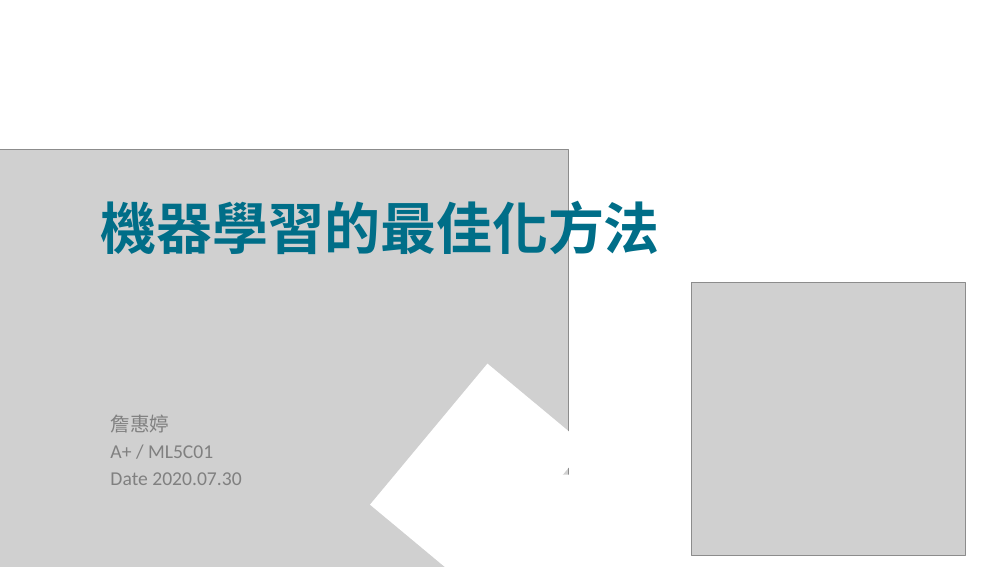
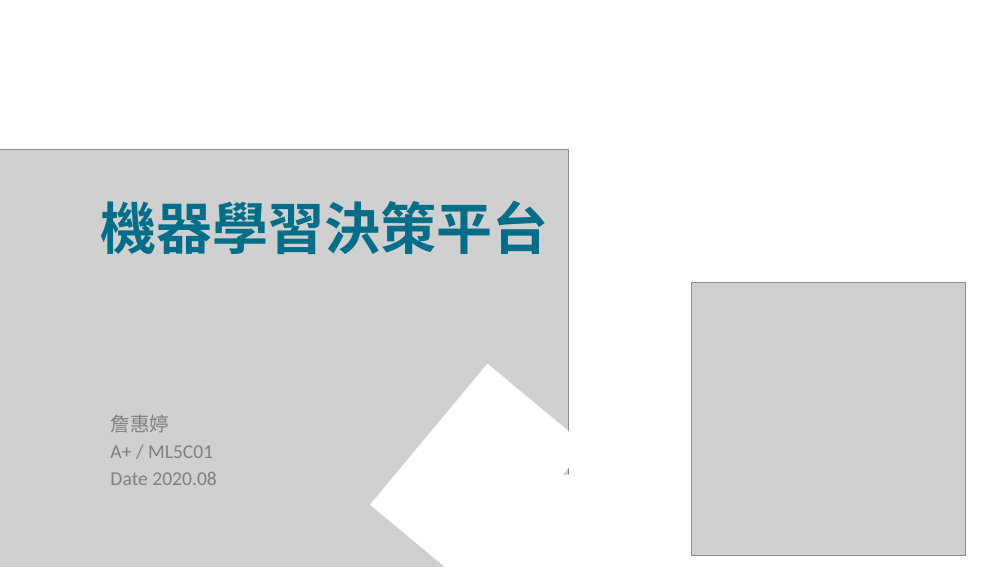
Before and after one commit to DorisssChan/web-crawler, a slide deck: slide 1 of 20200723_CD_詹惠婷.pptx. Drawn at 1008x567 pixels with LibreOffice and Linux fonts; fonts in the diff are those of the drawing; grey boxes stand for pictures; background and template pictures are left out. Boxes give left, top, right and bottom in pixels: in the first picture for what was removed or moved away, otherwise in the second. Text is boxed around its words. In the diff, an @@ line names an element or a change of style, - is before the commit and + after.

```diff
--- a/20200723_CD_詹惠婷.pptx
+++ b/20200723_CD_詹惠婷.pptx
@@ title at bbox=[100, 200, 548, 254]: text changed @@
-機器學習的最佳化方法
+機器學習決策平台
@@ text at bbox=[110, 472, 217, 485]: text changed @@
-Date 2020.07.30
+Date 2020.08
```
Also in this commit, not shown: 4 other slides changed, 8 slides added, 1 slide removed.
